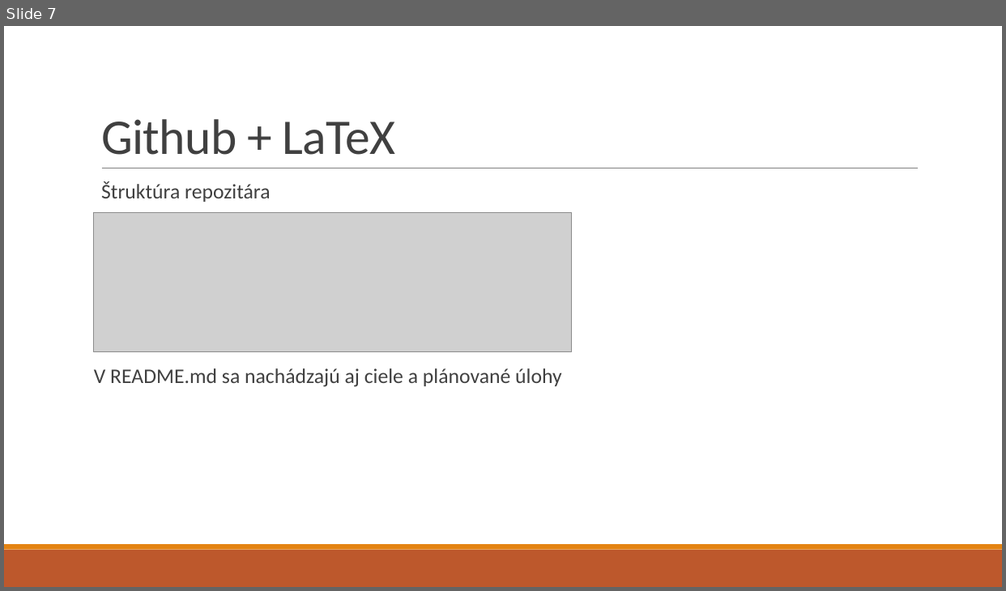
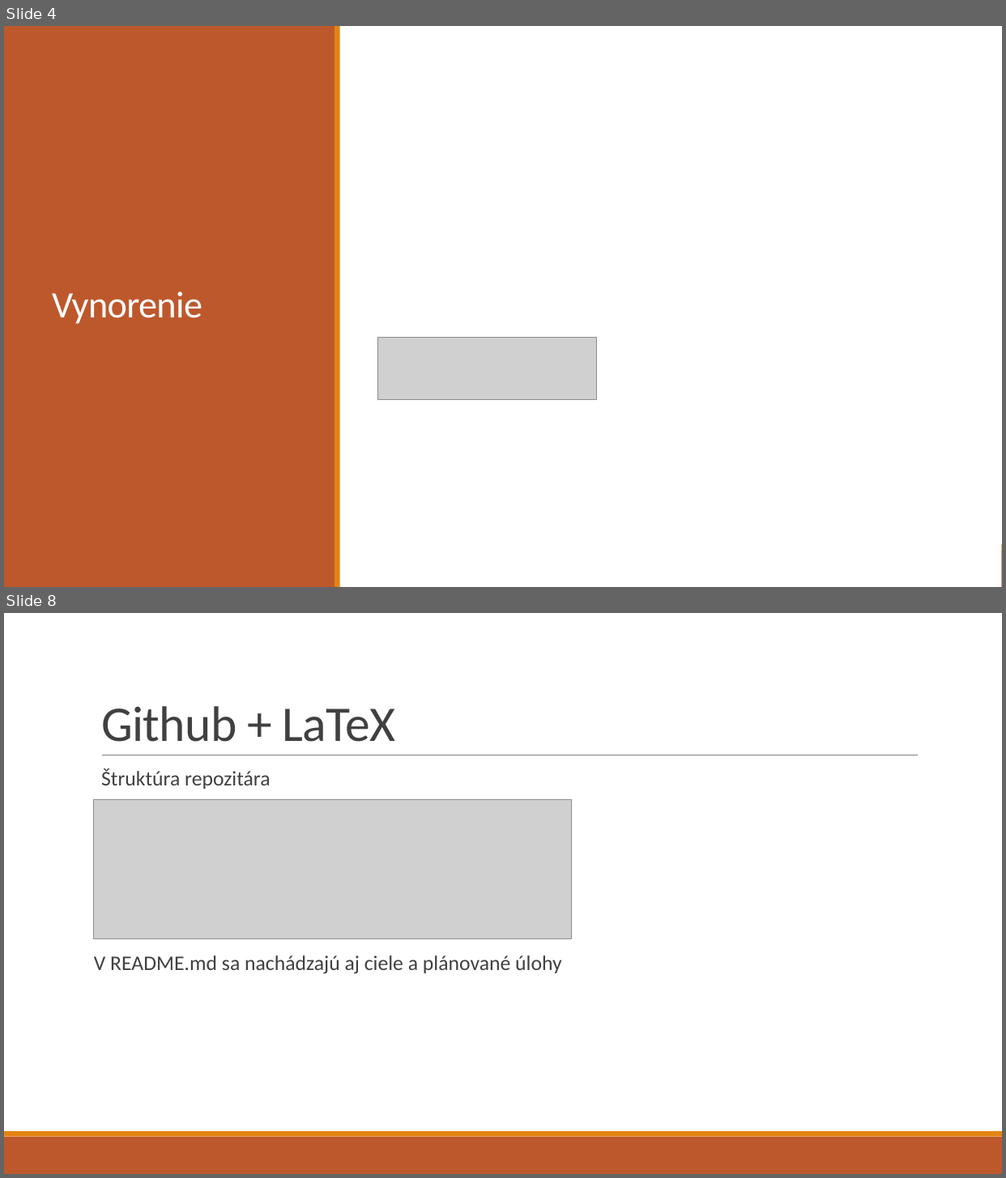
Before and after one commit to BushDemon/ViT-prototype-classification, a slide deck: docs/presentation/Vizuálny transformer so sekundárnym vynorením.pptx. Shown one above the other, each under a label of ours: slide 7 before the commit, slides 4 and 8 after it; the slides between them are not shown. The pictures are 1006x591 and 1006x1178 pixels, drawn with LibreOffice and Linux fonts; fonts in the diff are those of the drawing; grey boxes stand for pictures. Boxes give left, top, right and bottom in pixels: in the first picture for what was removed or moved away, otherwise in the second. Text is boxed around its words. In the diff, an @@ line names an element or a change of style, - is before the commit and + after.

```diff
--- a/docs/presentation/Vizuálny transformer so sekundárnym vynorením.pptx
+++ b/docs/presentation/Vizuálny transformer so sekundárnym vynorením.pptx
@@ slide 4 added at (4, 26, 1002, 587), background #FFFFFF; not listed: 2 template elements that a slide beside it also shows @@
@@ rectangle added at (4, 26, 1002, 587), fill #FFFFFF @@
@@ rectangle added at (4, 26, 335, 587), fill #BD582C @@
@@ rectangle added at (335, 26, 340, 587), fill #E48312 @@
@@ title added at (52, 292, 202, 324), 36 pt, text #FFFFFF @@
+Vynorenie
@@ picture added at (377, 338, 596, 400) @@
@@ what was slide 7 is now slide 8 @@
```
Also in this commit, not shown: 5 slides changed, 3 other slides added, 2 slides removed, 3 other files.
